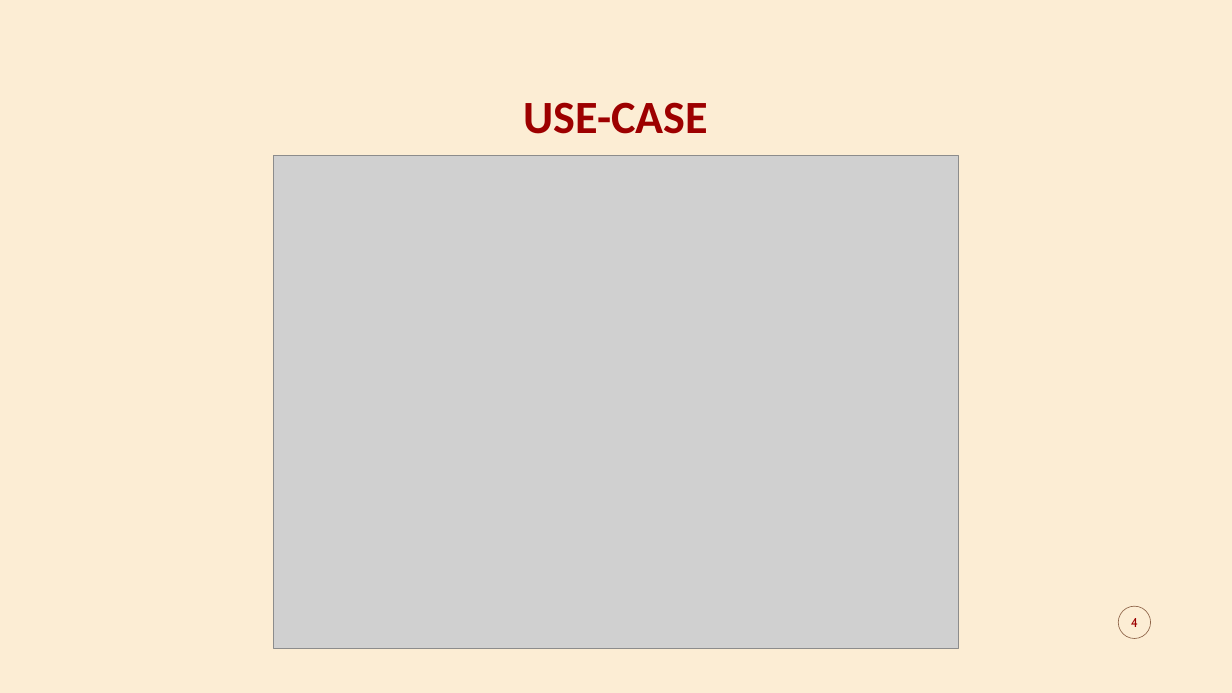
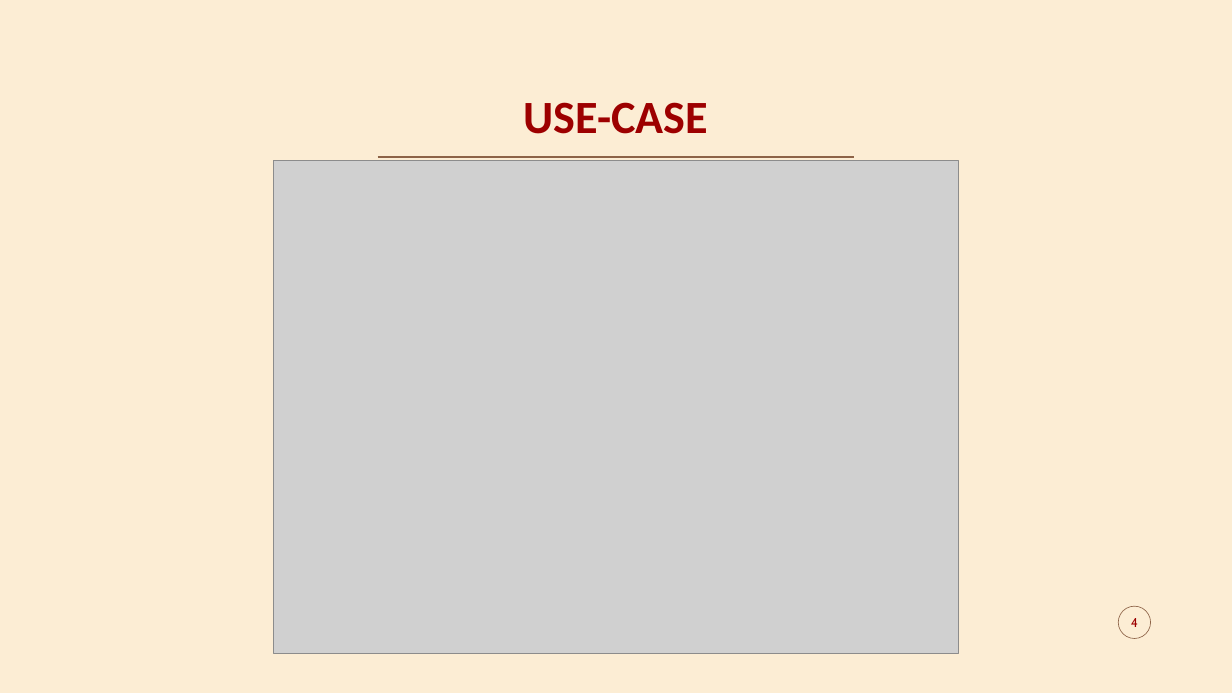
Before and after one commit to FxLuc/webchat, a slide deck: slide 4 of zalo.pptx. Drawn at 1232x693 pixels with LibreOffice and Linux fonts; fonts in the diff are those of the drawing; grey boxes stand for pictures; background and template pictures are left out. Boxes give left, top, right and bottom in pixels: in the first picture for what was removed or moved away, otherwise in the second. Text is boxed around its words. In the diff, an @@ line names an element or a change of style, - is before the commit and + after.

```diff
--- a/zalo.pptx
+++ b/zalo.pptx
@@ picture: place and size @@
-picture at (274,155,958,648)
+picture at (274,161,958,653)
@@ line added from (378, 157) to (855, 157), #8D6347 1 pt @@
```
Also in this commit, not shown: 5 other slides changed, 16 other files.
